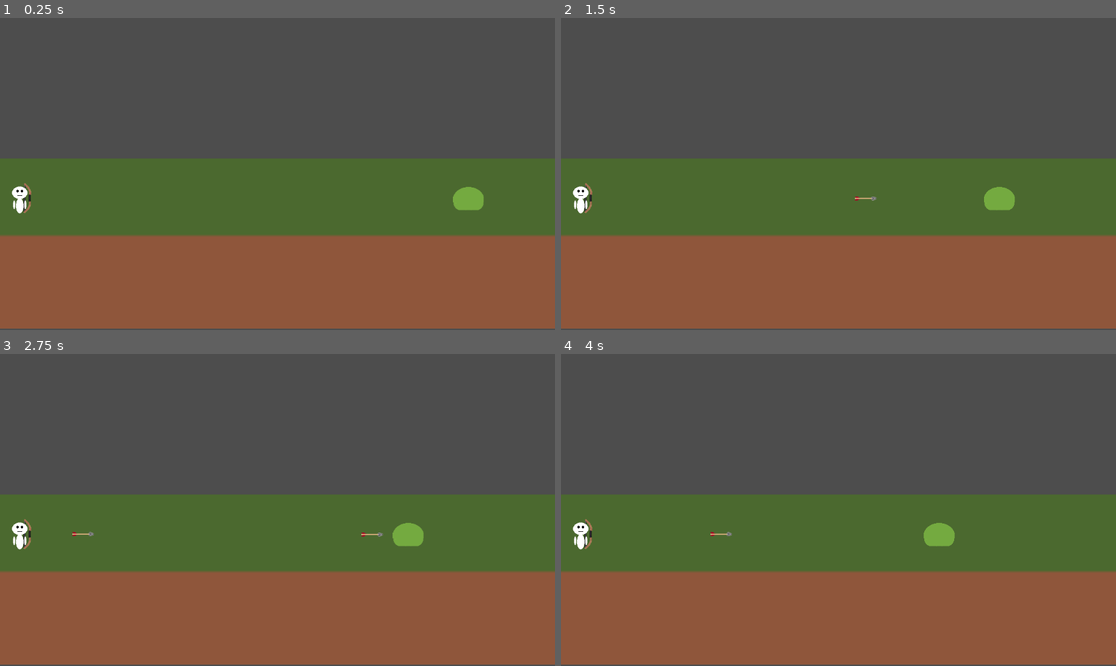
Above: before the commit, frames 1-4 (two rows, left to right).
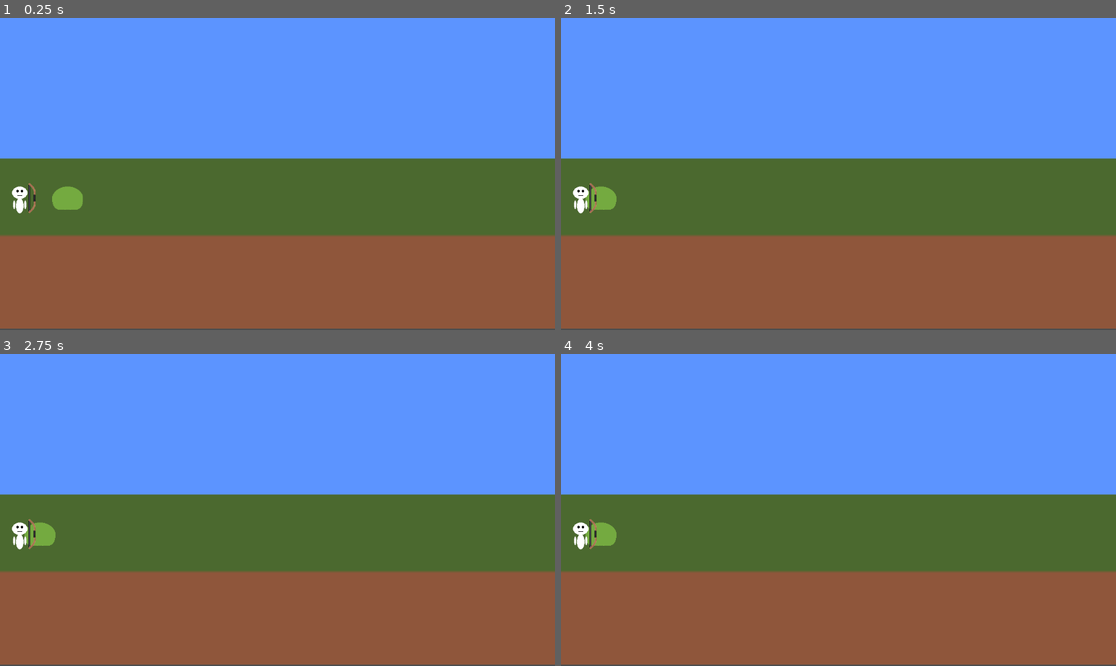
Above: after the commit, the same moments.

Repository: IcyOtter/idle-defense-game
Game: Godot game, scene res://Scene/world.tscn
The game is run twice, just before and just after one commit, with the same random seed, the same clock (stepped at 60 frames per second) and the same inputs.
Inputs (mouse positions are in pixels of both pictures, inside the frame that each line leads up to):
- Up to frame 1 (0.25 s): no input
- Up to frame 2 (1.5 s): move the mouse to (960, 158) at 0.52 s; press the mouse at (960, 158) at 0.53 s; move the mouse to (727, 189) at 1.27 s; release the mouse at (727, 189) at 1.28 s; tap Z (toggle_auto_fire) at 1.35 s
- Up to frame 3 (2.75 s): move the mouse to (333, 441) at 2.02 s; press the mouse at (333, 441) at 2.03 s
- Up to frame 4 (4 s): move the mouse to (810, 572) at 2.77 s; release the mouse at (810, 572) at 2.78 s; tap Z (toggle_auto_fire) at 2.85 s; move the mouse to (1005, 556) at 3.52 s; press the mouse at (1005, 556) at 3.53 s

The runs differ from the first frame. In frame 1, 46% of the frame differs, in the area x 0-100%, y 0-63%; in frame 2, 46%; in frame 3, 46%; in frame 4, 46%.

Commit message:
- Adjusted location of bow on player

Diff:
--- a/Assets/Player/player.tscn
+++ b/Assets/Player/player.tscn
@@ -4,29 +4,33 @@
 [ext_resource type="Texture2D" uid="uid://bkx73bx7m1xnb" path="res://Assets/Player/pixelplayer.png" id="1_61lih"]
 [ext_resource type="PackedScene" uid="uid://bbh8ja5kplm76" path="res://Assets/Weapons/Basic Bow/BasicBow.tscn" id="2_5jfoa"]
 
-[sub_resource type="CircleShape2D" id="CircleShape2D_5j20w"]
-radius = 1534.3993
+[sub_resource type="RectangleShape2D" id="RectangleShape2D_8ft5u"]
+size = Vector2(1167, 398)
 
-[sub_resource type="CapsuleShape2D" id="CapsuleShape2D_6miq6"]
-height = 56.0
+[sub_resource type="CapsuleShape2D" id="CapsuleShape2D_aqk3a"]
+radius = 17.0
+height = 52.0
 
-[node name="Player" type="CharacterBody2D" node_paths=PackedStringArray("weapon", "targeting_area")]
+[node name="Player" type="CharacterBody2D" groups=["player"]]
 collision_layer = 7
+collision_mask = 7
+
+[node name="PlayerCombat" type="Node2D" parent="." node_paths=PackedStringArray("weapon", "targeting_area")]
 script = ExtResource("1_8ft5u")
-weapon = NodePath("BasicBow")
-targeting_area = NodePath("TargetingArea")
+weapon = NodePath("../BasicBow")
+targeting_area = NodePath("../TargetingArea")
 
 [node name="BasicBow" parent="." instance=ExtResource("2_5jfoa")]
-position = Vector2(25, 0)
+position = Vector2(26, 0)
 
 [node name="TargetingArea" type="Area2D" parent="."]
 
 [node name="CollisionShape2D" type="CollisionShape2D" parent="TargetingArea"]
-shape = SubResource("CircleShape2D_5j20w")
+position = Vector2(573.5, -189)
+shape = SubResource("RectangleShape2D_8ft5u")
 
 [node name="Sprite2D" type="Sprite2D" parent="."]
 texture = ExtResource("1_61lih")
 
 [node name="CollisionShape2D" type="CollisionShape2D" parent="."]
-position = Vector2(0, 4)
-shape = SubResource("CapsuleShape2D_6miq6")
+shape = SubResource("CapsuleShape2D_aqk3a")
--- a/Assets/Templates/EnemyTemplate.tscn
+++ b/Assets/Templates/EnemyTemplate.tscn
@@ -14,6 +14,5 @@
 [node name="EnemyHealth" type="Node2D" parent="."]
 script = ExtResource("2_kvm4v")
 
-[node name="EnemyMovement" type="CharacterBody2D" parent="."]
+[node name="EnemyMovement" type="Node2D" parent="."]
 script = ExtResource("1_yjjeo")
-metadata/_custom_type_script = "uid://mrcf6d7pq4of"
--- a/Assets/Weapons/Basic Bow/BasicBow.tscn
+++ b/Assets/Weapons/Basic Bow/BasicBow.tscn
@@ -8,6 +8,7 @@
 script = ExtResource("1_6rxey")
 fire_point = NodePath("FirePoint")
 weapon_data = ExtResource("2_jf831")
+local_offset = Vector2(20, 0)
 
 [node name="Sprite2D" type="Sprite2D" parent="."]
 texture = ExtResource("2_56syd")
--- a/Scene/world.tscn
+++ b/Scene/world.tscn
@@ -13,6 +13,19 @@
 
 [node name="Ground" type="CharacterBody2D" parent="."]
 
+[node name="Background" type="ColorRect" parent="Ground"]
+anchors_preset = 8
+anchor_left = 0.5
+anchor_top = 0.5
+anchor_right = 0.5
+anchor_bottom = 0.5
+offset_left = -586.0
+offset_top = -339.0
+offset_right = 588.0
+grow_horizontal = 2
+grow_vertical = 2
+color = Color(0.36078432, 0.5803922, 1, 1)
+
 [node name="Sprite2D" type="Sprite2D" parent="Ground"]
 position = Vector2(1.5, 144.5)
 scale = Vector2(18.359375, 5.515625)
@@ -23,7 +36,7 @@
 shape = SubResource("RectangleShape2D_ejll3")
 
 [node name="GreenSlime" parent="." instance=ExtResource("2_dlwip")]
-position = Vector2(409, 51)
+position = Vector2(-423, 50)
 
 [node name="Player" parent="." instance=ExtResource("3_ejll3")]
 position = Vector2(-535, 50)
--- a/Scripts/Enemy/EnemyData.gd
+++ b/Scripts/Enemy/EnemyData.gd
@@ -1,7 +1,17 @@
 extends Resource
 class_name EnemyData
 
+# Movement
 @export var move_speed: float = 50.0
+
+# Health
 @export var max_health: int = 10
+
+#Rewards
 @export var gold_reward: int = 1
 @export var xp_reward: int = 1
+
+# Damage Data
+@export var contact_damage: int = 1
+@export var contact_ticks_per_second: float = 2.0
+@export var contact_range: float = 24.0
--- a/Scripts/Player/PlayerCombat.gd
+++ b/Scripts/Player/PlayerCombat.gd
@@ -19,10 +19,11 @@
 	if target == null:
 		return
 
-	weapon.aim_at(target.global_position, global_position)
+	weapon.aim_at(target.global_position)
 
 	if auto_fire:
 		weapon.fire(target.global_position)
+
 
 func _input(event: InputEvent) -> void:
 	if event.is_action_pressed("attack"):
--- a/Scripts/Weapon/WeaponBase.gd
+++ b/Scripts/Weapon/WeaponBase.gd
@@ -2,19 +2,17 @@
 class_name WeaponBase
 
 @export var weapon_data: WeaponData
-@export var local_offset: Vector2 = Vector2(16, 0)
 
 var _cooldown := 0.0
 
 func _process(delta: float) -> void:
-	if _cooldown > 0:
+	if _cooldown > 0.0:
 		_cooldown -= delta
 
 func can_fire() -> bool:
-	return weapon_data != null and _cooldown <= 0
+	return weapon_data != null and _cooldown <= 0.0
 
-func aim_at(target_position: Vector2, owner_position: Vector2) -> void:
-	global_position = owner_position + local_offset
+func aim_at(target_position: Vector2) -> void:
 	look_at(target_position)
 
 func fire(target_position: Vector2) -> void:
